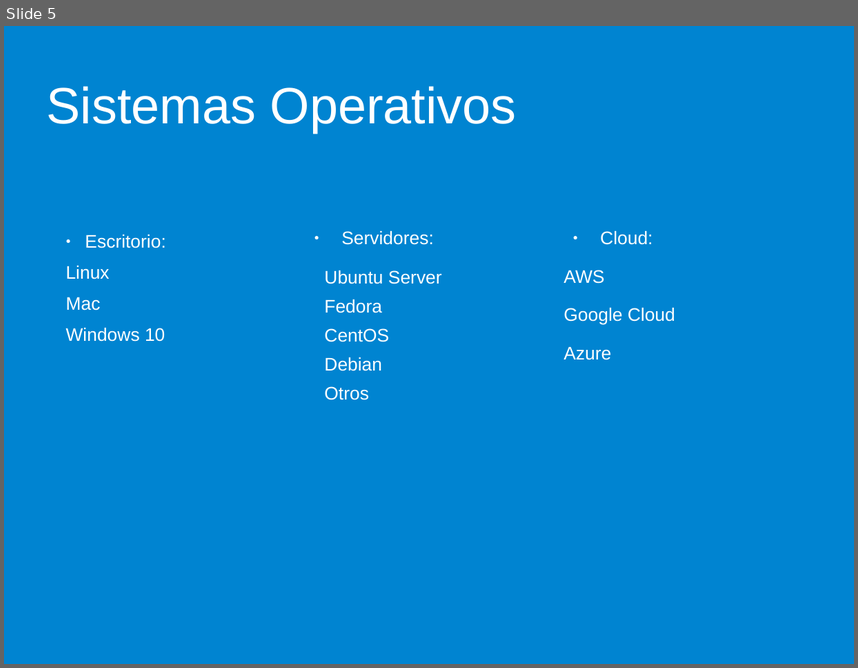
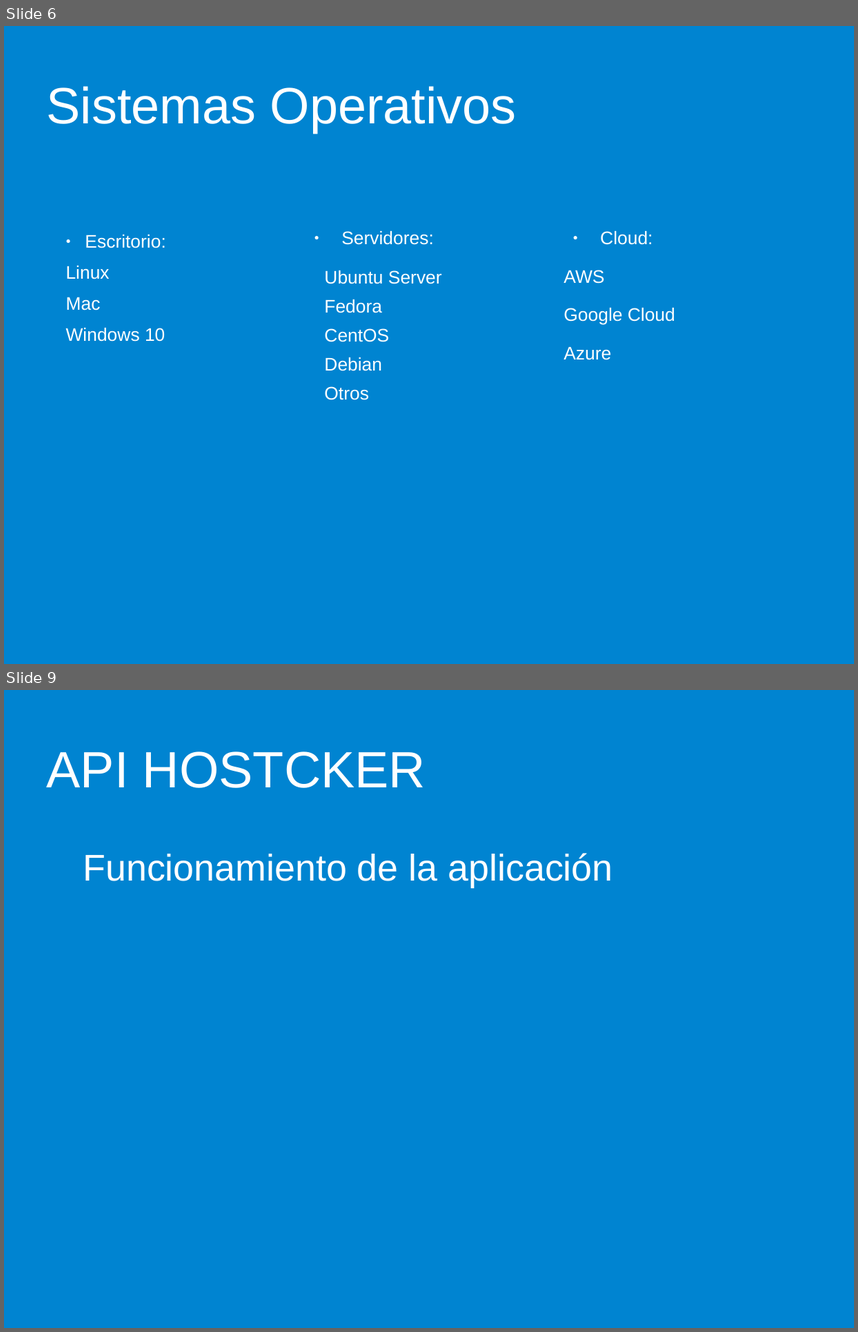
Before and after one commit to danibascon/HOSTCKER, a slide deck: Memoria/Presentacion HOSTCKER.odp. Shown one above the other, each under a label of ours: slide 5 before the commit, slides 6 and 9 after it; the slides between them are not shown. The pictures are 858x668 and 858x1332 pixels, drawn with LibreOffice and Linux fonts; fonts in the diff are those of the drawing; background and template pictures are left out. Boxes give left, top, right and bottom in pixels: in the first picture for what was removed or moved away, otherwise in the second. Text is boxed around its words. In the diff, an @@ line names an element or a change of style, - is before the commit and + after.

```diff
--- a/Memoria/Presentacion HOSTCKER.odp
+++ b/Memoria/Presentacion HOSTCKER.odp
@@ slide 9 added at [4,690,854,1328], background #0084D1 @@
@@ title added at [47,751,426,788], 47.6 pt, text #FFFFFF @@
+API HOSTCKER
@@ text added at [83,853,613,887], 34.7 pt, text #FFFFFF @@
+Funcionamiento de la aplicación
@@ what was slide 5 is now slide 6 @@
```
Also in this commit, not shown: 1 slide changed, 2 other slides added, 1 slide removed, 1 other file.
